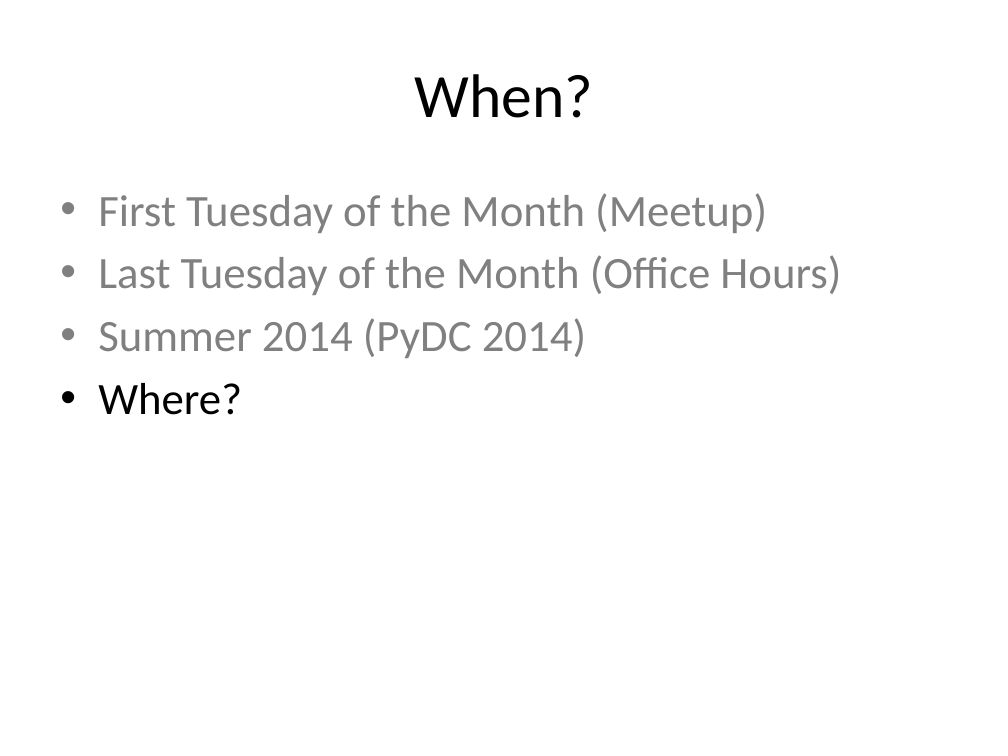
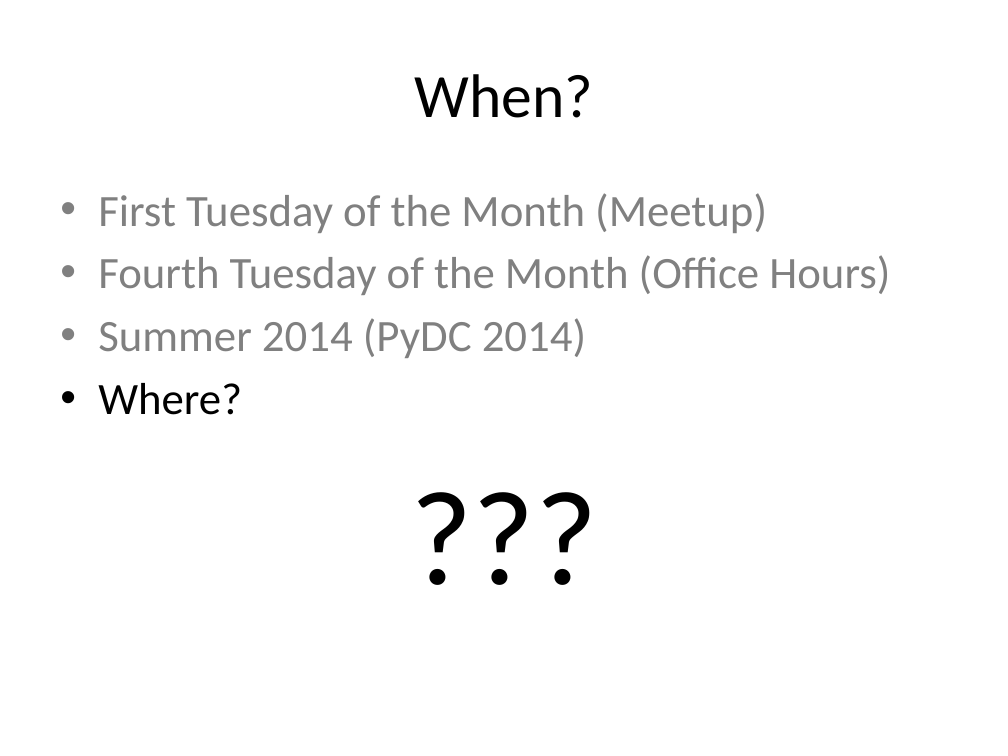
Before and after one commit to DCPython/generic-meetup-slides, a slide deck: slide 24 of DC Python Generic Meetup Slides.pptx. Drawn at 1008x756 pixels with LibreOffice and Linux fonts; fonts in the diff are those of the drawing. Boxes give left, top, right and bottom in pixels: in the first picture for what was removed or moved away, otherwise in the second. Text is boxed around its words. In the diff, an @@ line names an element or a change of style, - is before the commit and + after.

```diff
--- a/DC Python Generic Meetup Slides.pptx
+++ b/DC Python Generic Meetup Slides.pptx
@@ text at bbox=[98, 193, 890, 415]: paragraph added @@
+???
@@ text at bbox=[98, 255, 890, 295]: text changed @@
-• Last Tuesday of the Month (Office Hours)
+• Fourth Tuesday of the Month (Office Hours)
```
Also in this commit, not shown: 1 other slide changed.
